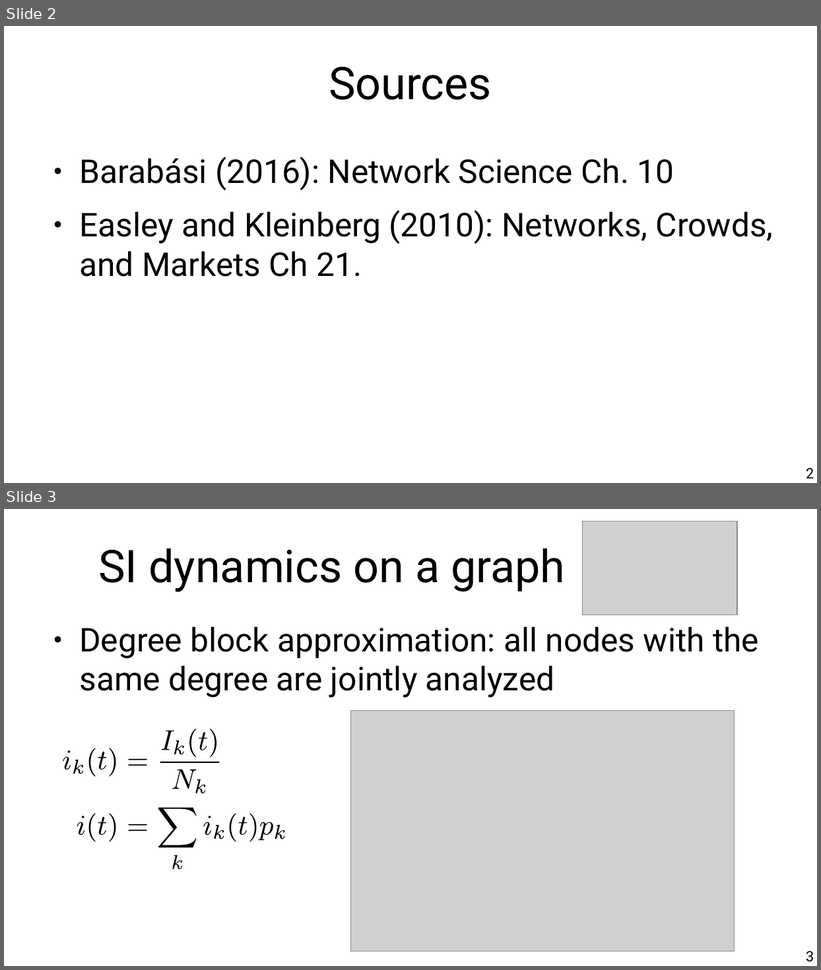
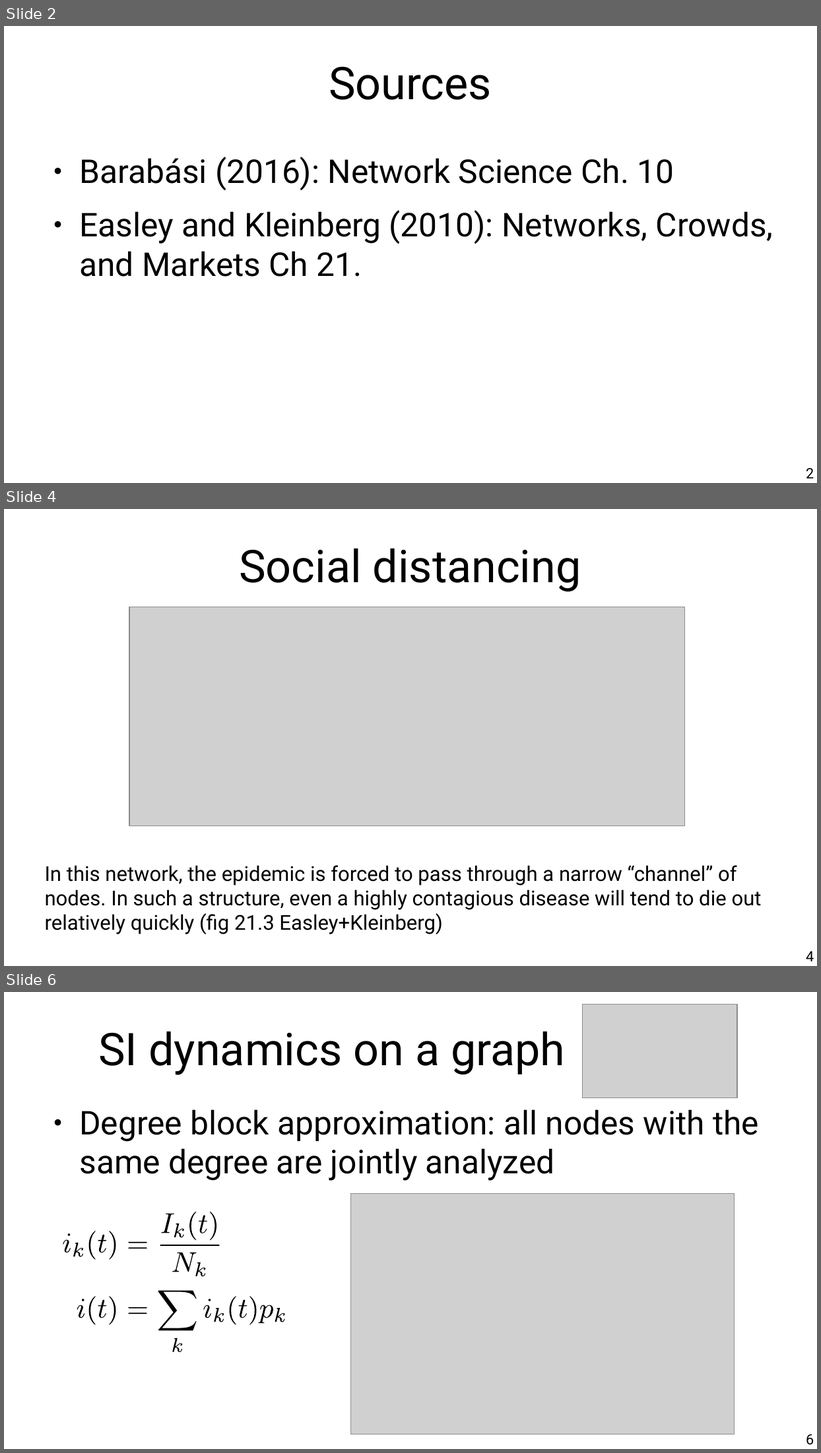
Before and after one commit to chatox/networks-science-course, a slide deck: theory/odp/tt27_epidemics_on_graphs.odp. Shown one above the other, each under a label of ours: slides 2 and 3 before the commit, slides 2, 4 and 6 after it; the slides between them are not shown. The pictures are 821x970 and 821x1453 pixels, drawn with LibreOffice and Linux fonts; fonts in the diff are those of the drawing; grey boxes stand for pictures. Boxes give left, top, right and bottom in pixels: in the first picture for what was removed or moved away, otherwise in the second. Text is boxed around its words. In the diff, an @@ line names an element or a change of style, - is before the commit and + after.

```diff
--- a/theory/odp/tt27_epidemics_on_graphs.odp
+++ b/theory/odp/tt27_epidemics_on_graphs.odp
@@ slide 4 added at <box>4,509,817,966</box>, background #FFFFFF @@
@@ title added at <box>239,548,582,592</box>, 44 pt, text #000000 @@
+Social distancing
@@ picture added at <box>129,607,685,826</box> @@
@@ text added at <box>45,865,762,935</box>, 20 pt, text #000000 @@
+In this network, the epidemic is forced to pass through a narrow “channel” of nodes. In such a structure, even a highly contagious disease will tend to die out relatively quickly (fig 21.3 Easley+Kleinberg)
@@ page number added at <box>806,951,814,962</box>, 14 pt, text #000000 @@
+4
@@ what was slide 3 is now slide 6 @@
@@ page number at <box>806,1434,814,1445</box>: text changed @@
-3
+6
```
Also in this commit, not shown: 9 slides changed, 1 other slide added, 1 other file.
